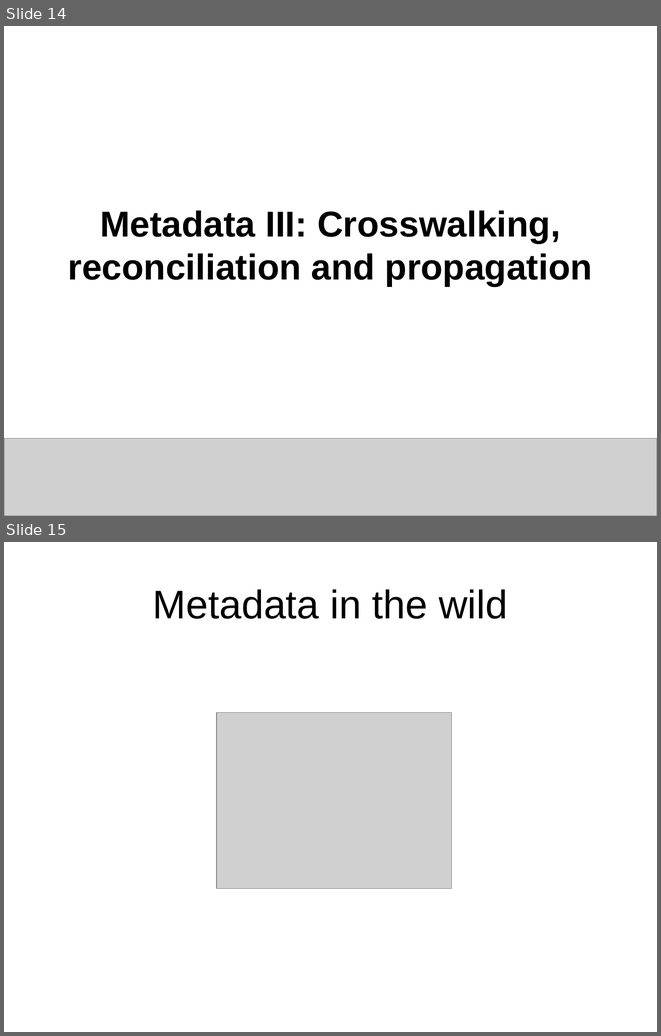
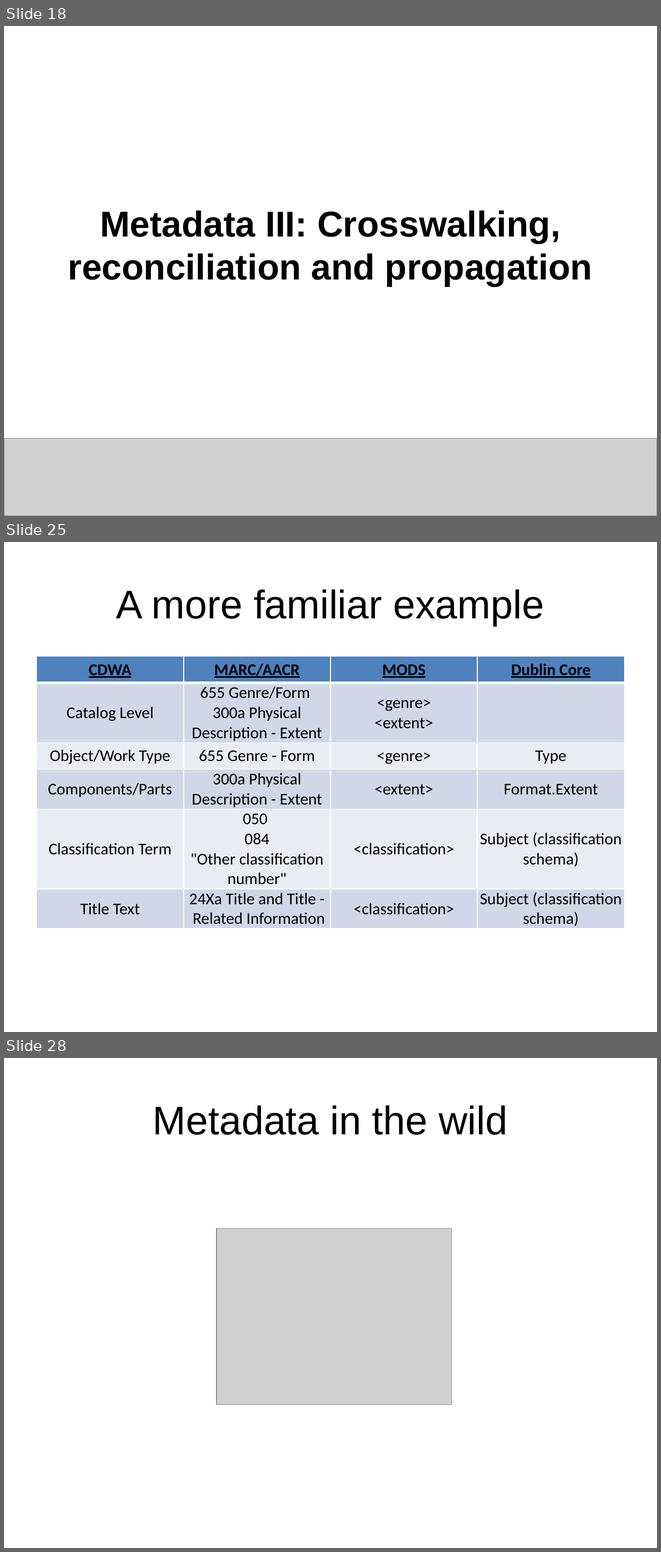
Before and after one commit to DataCurationWorkshop/HongKongCurationWorkshop, a slide deck: Day_2/Day_2_Lectures/Day_2_Lecture_Metadata2.pptx. Shown one above the other, each under a label of ours: slides 14 and 15 before the commit, slides 18, 25 and 28 after it; the slides between them are not shown. The pictures are 661x1036 and 661x1552 pixels, drawn with LibreOffice and Linux fonts; fonts in the diff are those of the drawing; grey boxes stand for pictures; background and template pictures are left out. Boxes give left, top, right and bottom in pixels: in the first picture for what was removed or moved away, otherwise in the second. Text is boxed around its words. In the diff, an @@ line names an element or a change of style, - is before the commit and + after.

```diff
--- a/Day_2/Day_2_Lectures/Day_2_Lecture_Metadata2.pptx
+++ b/Day_2/Day_2_Lectures/Day_2_Lecture_Metadata2.pptx
@@ slide 25 added at box(4, 542, 657, 1032), background #FFFFFF @@
@@ title added at box(116, 589, 544, 626), 44 pt, text #000000 @@
+A more familiar example
@@ table added at box(37, 656, 624, 930), 6 rows, 4 columns @@
+CDWA | MARC/AACR | MODS | Dublin Core
+Catalog Level | 655 Genre/Form 300a Physical Description - Extent | <genre> <extent> | 
+Object/Work Type | 655 Genre - Form | <genre> | Type
+Components/Parts | 300a Physical Description - Extent | <extent> | Format.Extent
+Classification Term | 050 084 "Other classification number" | <classification> | Subject (classification schema)
+Title Text | 24Xa Title and Title - Related Information | <classification> | Subject (classification schema)
@@ what was slide 14 is now slide 18 @@
@@ what was slide 15 is now slide 28 @@
```
Also in this commit, not shown: 5 slides changed, 13 other slides added, 10 slides removed, 1 other file.
